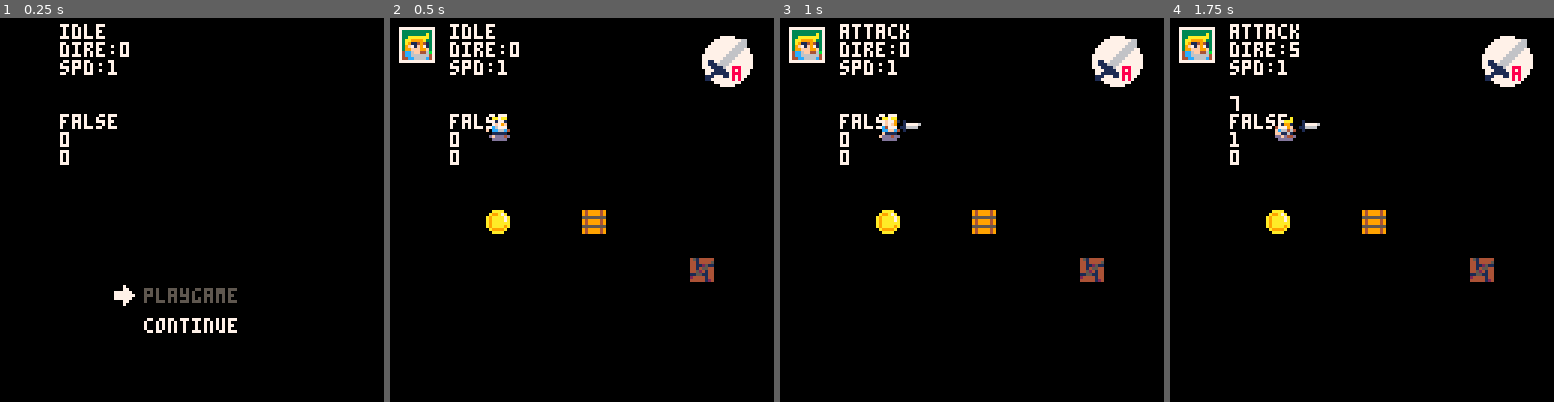
Above: before the commit, frames 1-4 (left to right).
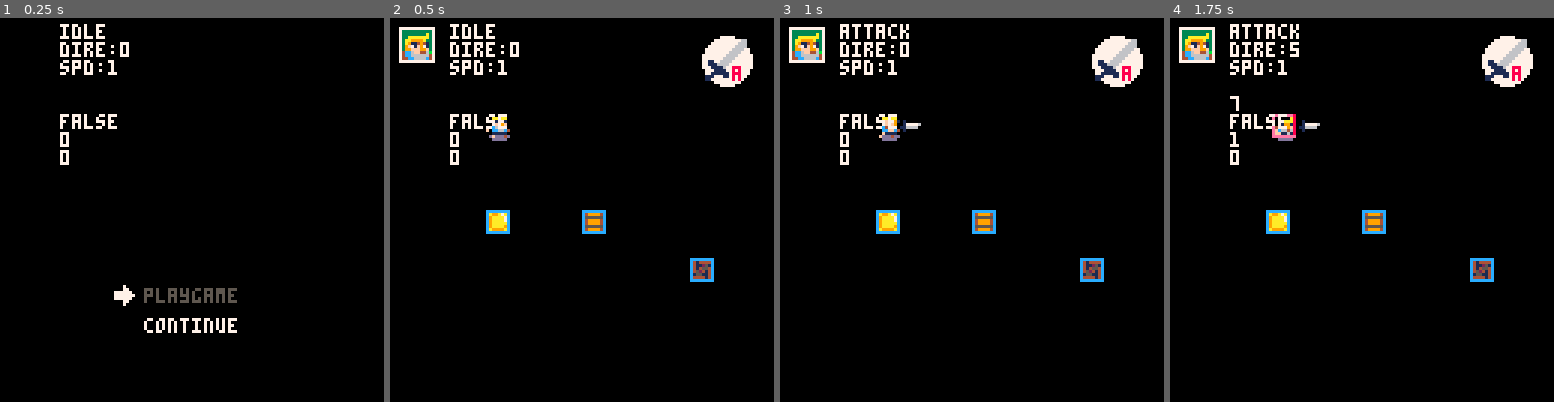
Above: after the commit, the same moments.

Repository: yuwangyu-Hub/pico8arpg
Game: PICO-8 cartridge arpg.p8
The game is run twice, just before and just after one commit, with the same random seed, the same clock (stepped at 60 frames per second) and the same inputs.
Inputs:
- Up to frame 1 (0.25 s): no input
- Up to frame 2 (0.5 s): tap X (X key) at 0.33 s
- Up to frame 3 (1 s): tap O (Z key) at 0.7 s
- Up to frame 4 (1.75 s): tap X (X key) at 1.07 s; hold Right from 1.6 s (still down); tap O (Z key) at 1.7 s

Frame 1 is identical in both runs. In frame 2, 0.5% of the frame differs, in the area x 25-85%, y 50-69%; in frame 3, 0.5%; in frame 4, 0.6%, in the area x 25-85%, y 25-69%.

Commit message:
撤销移动归一化
取消了对角移动时的速度归一化。

Diff:
--- a/action.lua
+++ b/action.lua
@@ -4,14 +4,14 @@
 	if sb.state!= sb.allstate.roll and sb.state!= sb.allstate.attack then
 		input_direct_sys(sb)
 	end
-	--当为斜方向，且上一次的方向不是斜方向时，第一时间进行角色位置修正
+	--[[当为斜方向，且上一次的方向不是斜方向时，第一时间进行角色位置修正
 	if sb.lastdire!=sb.dire and (sb.dire==2 or sb.dire==4 or sb.dire==6 or sb.dire==8) then
 		sb.x=flr(sb.x)+.5
 		sb.y=flr(sb.y)+.5
 	elseif sb.dire==1 or sb.dire==3 or sb.dire==5 or sb.dire==7 then --当回到正角度将清理小数值
 		sb.x=flr(sb.x)
 		sb.y=flr(sb.y)
-	end
+	end]]
 
 	--player move
 	--角色移动加成（翻滚或移动或推）
@@ -38,7 +38,7 @@
 			sb.frame=sb.sprs.idle
 		end,
 		move = function()
-			sb.speed = nomalize(sb,.7,1)
+			--sb.speed = nomalize(sb,.7,1)
 			--需求：
 			--1.前方有物体停下
 			--2.如果有物体，检测物体的类型
@@ -46,7 +46,7 @@
 			--4.如果是不可推动的物体，进行斜角度移动
 
 			local _obj --a为正，bc为斜
-			local moreclose =128
+			local moreclose =128 --最大可能距离
 			for o in all(obj) do
 				if sqrt(abs(o.x-sb.x)+abs(o.y-sb.y)) < moreclose then
 					moreclose=sqrt(abs(o.x-sb.x)+abs(o.y-sb.y))
@@ -56,7 +56,7 @@
 			local colldire=checkdir(_obj,sb)--检测方向
 			--debug="move"
 			if ck_item(_obj,sb,0,0,0,0) then
-				iscoll=true
+
 				--and (a== wy.dire or b == wy.dire or c == wy.dire) then
 				--注意，因为pico-8的缺陷，所以存在如果要斜角度归一化，那么像素级别的碰撞，在右边和下边两个角度上，斜角度移动会在设置的像素碰撞上再进一个像素
 				--检测碰撞方向
@@ -67,9 +67,8 @@
 				elseif _obj.type=="move" then
 					sb.state=sb.allstate.push
 				end
+			else
 
-			else
-				iscoll=false
 				move(sb)
 				move_anim(sb)
 			end
--- a/draw.lua
+++ b/draw.lua
@@ -8,7 +8,7 @@
     --物体精灵显示
     for o in all (obj) do
         spr(o.spr, o.sprx, o.spry)
-        --rect(o.x,o.y,o.x+o.w,o.y+o.h,12)--物体的碰撞盒
+        rect(o.x,o.y,o.x+o.w,o.y+o.h,12)--物体的碰撞盒
     end
     --主角
     spr(wy.frame, wy.x, wy.y, 1, 1, wy.sprflip)
@@ -16,6 +16,9 @@
     --UI显示
     ui_show()
     --检测碰撞线显示
+    for c in all(cb_line) do
+       rect(c.x1,c.y1,c.x2,c.y2,c.c)
+    end
 end
 function att_weapon(_sb)--显示攻击武器
     --攻击时候的武器绘制
--- a/main.lua
+++ b/main.lua
@@ -17,7 +17,7 @@
 obj={}--物体：分为两种，可推动的物体和不可推动的物体
 cb_line={}--碰撞盒
 
-px1,py1,px2,py2=0,0,0,0
+--px1,py1,px2,py2=0,0,0,0
 iscoll=false
 debug=""
 debug1=""
@@ -28,8 +28,8 @@
 	playerdata()
 	sword()
 	makeobj(1,100,80,7,7,0,0,0,0)--wood
-	makeobj(2,64,64,8,8,0,0,0,0)--box
-	makeobj(3,32,64,8,8,0,0,0,0)--coin
+	makeobj(2,64,64,7,7,0,0,0,0)--box
+	makeobj(3,32,64,7,7,0,0,0,0)--coin
 
 	--enemydata()
 end
--- a/universal_tools.lua
+++ b/universal_tools.lua
@@ -64,6 +64,8 @@
     end
 end
 function ck_item(_o,_sb,cx,cy,cw,ch)--检测碰撞,参数代表差值
+	creat_ck_line(_sb,cx,cy,cw,ch)--创建检测线
+	act_checkline(_sb)--激活检测盒
 	local p={
 		x=_sb.x+cx,
 		y=_sb.y+cy,
@@ -175,9 +177,9 @@
 end
 
 function spr_flip(_sb)
-    if (_sb.dire==2 or _sb.dire==1 or _sb.dire==8) and  not iscoll then
+    if _sb.dire==2 or _sb.dire==1 or _sb.dire==8  then
 		_sb.sprflip=true --如果是右上方向，精灵翻转
-	elseif (_sb.dire==4 or _sb.dire==5 or _sb.dire==6) and  not iscoll then
+	elseif _sb.dire==4 or _sb.dire==5 or _sb.dire==6 then
 		_sb.sprflip=false --其他方向不翻转
 	end
 end
